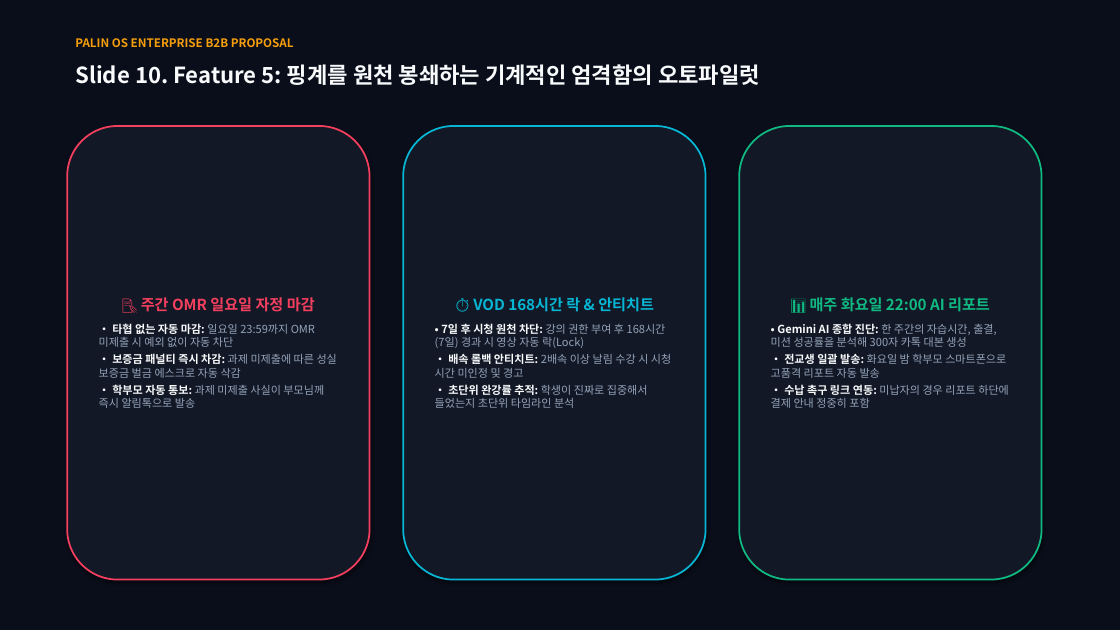
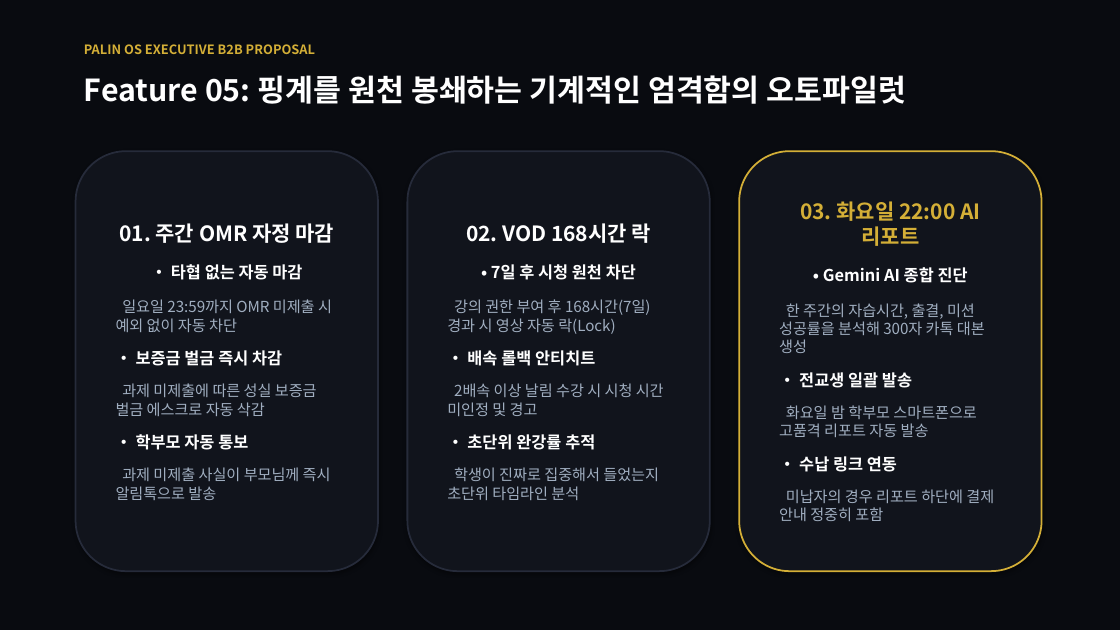
Before and after one commit to cheol-hun-kim/PALIN, a slide deck: slide 10 of PALIN_OS_B2B_Director_Proposal.pptx. Drawn at 1120x630 pixels with LibreOffice and Linux fonts; fonts in the diff are those of the drawing. Boxes give left, top, right and bottom in pixels: in the first picture for what was removed or moved away, otherwise in the second. Text is boxed around its words. In the diff, an @@ line names an element or a change of style, - is before the commit and + after.

Commit message:
style: Minimalist luxury executive aesthetic (20 slides, heavy obsidian+gold, large typography)

```diff
--- a/PALIN_OS_B2B_Director_Proposal.pptx
+++ b/PALIN_OS_B2B_Director_Proposal.pptx
@@ rectangle at [0,0,1120,630]: fill #0A0E1A to #090B10 @@
@@ text at [84,44,315,54]: text changed; size 10 to 11 pt; text colour #F59E0B to #D4AF37 @@
-PALIN OS ENTERPRISE B2B PROPOSAL
+PALIN OS EXECUTIVE B2B PROPOSAL
@@ text at [84,75,907,104]: text changed; size 19 to 26 pt; text colour #F8FAFC to #FFFFFF @@
-Slide 10. Feature 5: 핑계를 원천 봉쇄하는 기계적인 엄격함의 오토파일럿
+Feature 05: 핑계를 원천 봉쇄하는 기계적인 엄격함의 오토파일럿
@@ rounded rectangle "01. 주간 OMR 자정 마감": place and size @@
-rounded rectangle "01. 주간 OMR 자정 마감" at [67,126,370,580]
+rounded rectangle "01. 주간 OMR 자정 마감" at [76,151,378,571]
@@ rounded rectangle "01. 주간 OMR 자정 마감" at [76,151,378,571]: fill #121826 to #11141C; outline #F43F5E 1.5 pt to #262B3A 1.5 pt @@
@@ rounded rectangle "02. VOD 168시간 락": place and size @@
-rounded rectangle "02. VOD 168시간 락" at [403,126,706,580]
+rounded rectangle "02. VOD 168시간 락" at [408,151,710,571]
@@ rounded rectangle "02. VOD 168시간 락" at [408,151,710,571]: fill #121826 to #11141C; outline #06B6D4 1.5 pt to #262B3A 1.5 pt @@
@@ rounded rectangle "03. 화요일 22:00 AI 리포트": place and size @@
-rounded rectangle "03. 화요일 22:00 AI 리포트" at [739,126,1042,580]
+rounded rectangle "03. 화요일 22:00 AI 리포트" at [739,151,1042,571]
@@ rounded rectangle "03. 화요일 22:00 AI 리포트" at [739,151,1042,571]: fill #121826 to #11141C; outline #10B981 1.5 pt to #D4AF37 1.5 pt @@
@@ text in rounded rectangle at [779,201,994,521]: text changed; size 9.5 to 13 pt; text colour #94A3B8 to #A0AEC0 @@
-📊 매주 화요일 22:00 AI 리포트
-• Gemini AI 종합 진단: 한 주간의 자습시간, 출결, 미션 성공률을 분석해 300자 카톡 대본 생성
-• 전교생 일괄 발송: 화요일 밤 학부모 스마트폰으로 고품격 리포트 자동 발송
-• 수납 촉구 링크 연동: 미납자의 경우 리포트 하단에 결제 안내 정중히 포함
+03. 화요일 22:00 AI 리포트
+• Gemini AI 종합 진단
+한 주간의 자습시간, 출결, 미션 성공률을 분석해 300자 카톡 대본 생성
+• 전교생 일괄 발송
+화요일 밤 학부모 스마트폰으로 고품격 리포트 자동 발송
+• 수납 링크 연동
+미납자의 경우 리포트 하단에 결제 안내 정중히 포함
@@ text in rounded rectangle at [116,223,335,500]: text changed; size 9.5 to 13 pt; text colour #94A3B8 to #A0AEC0 @@
-📝 주간 OMR 일요일 자정 마감
-• 타협 없는 자동 마감: 일요일 23:59까지 OMR 미제출 시 예외 없이 자동 차단
-• 보증금 패널티 즉시 차감: 과제 미제출에 따른 성실 보증금 벌금 에스크로 자동 삭감
-• 학부모 자동 통보: 과제 미제출 사실이 부모님께 즉시 알림톡으로 발송
+01. 주간 OMR 자정 마감
+• 타협 없는 자동 마감
+일요일 23:59까지 OMR 미제출 시 예외 없이 자동 차단
+• 보증금 벌금 즉시 차감
+과제 미제출에 따른 성실 보증금 벌금 에스크로 자동 삭감
+• 학부모 자동 통보
+과제 미제출 사실이 부모님께 즉시 알림톡으로 발송
@@ text in rounded rectangle at [447,223,664,500]: text changed; size 9.5 to 13 pt; text colour #94A3B8 to #A0AEC0 @@
-⏱️ VOD 168시간 락 & 안티치트
-• 7일 후 시청 원천 차단: 강의 권한 부여 후 168시간(7일) 경과 시 영상 자동 락(Lock)
-• 배속 롤백 안티치트: 2배속 이상 날림 수강 시 시청 시간 미인정 및 경고
-• 초단위 완강률 추적: 학생이 진짜로 집중해서 들었는지 초단위 타임라인 분석
+02. VOD 168시간 락
+• 7일 후 시청 원천 차단
+강의 권한 부여 후 168시간(7일) 경과 시 영상 자동 락(Lock)
+• 배속 롤백 안티치트
+2배속 이상 날림 수강 시 시청 시간 미인정 및 경고
+• 초단위 완강률 추적
+학생이 진짜로 집중해서 들었는지 초단위 타임라인 분석
```
Also in this commit, not shown: 15 other slides changed, 4 slides added, 1 other file.
